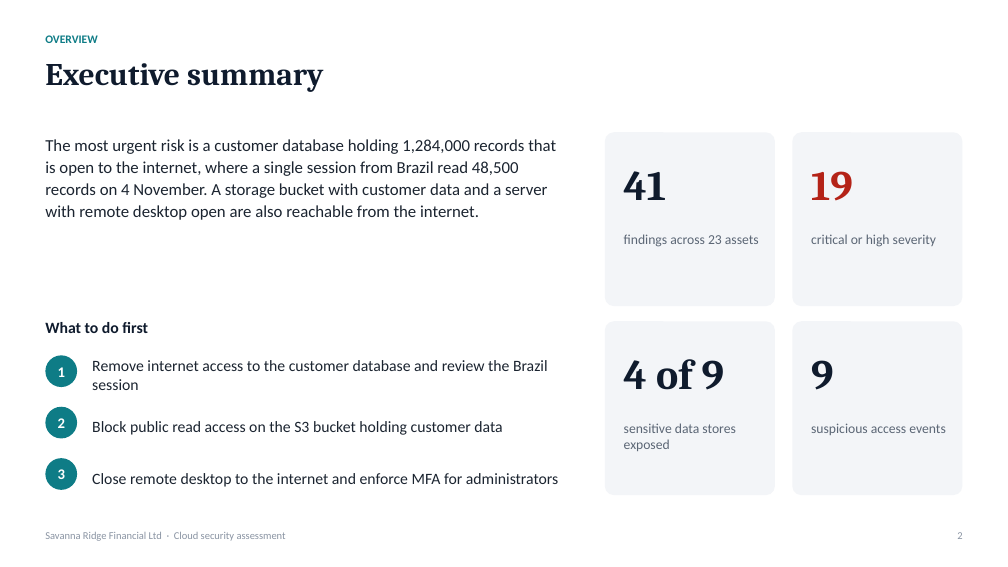
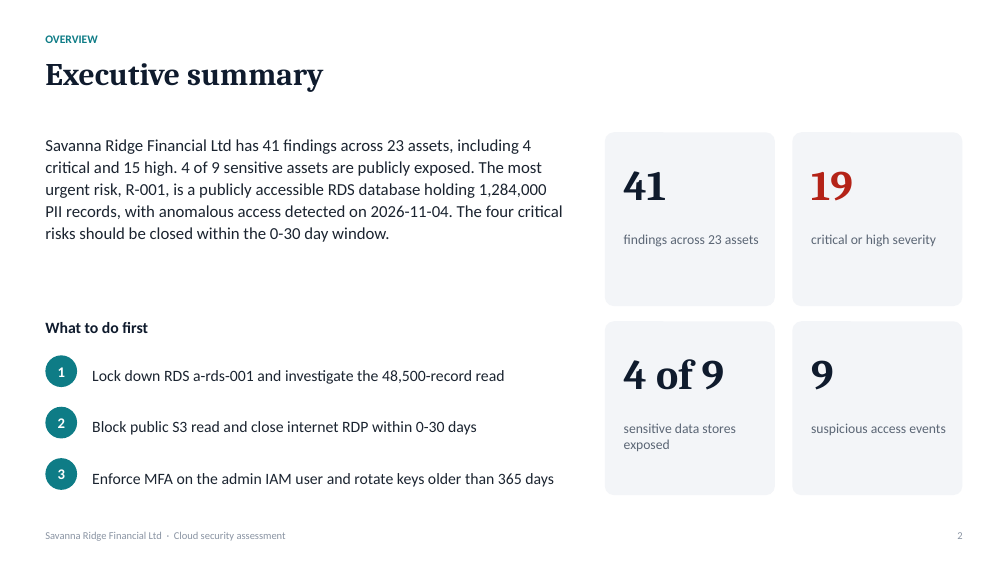
Before and after one commit to judie-paul/secassess-mcp, a slide deck: slide 2 of examples/sample_report.pptx. Drawn at 1008x567 pixels with LibreOffice and Linux fonts; fonts in the diff are those of the drawing. Boxes give left, top, right and bottom in pixels: in the first picture for what was removed or moved away, otherwise in the second. Text is boxed around its words. In the diff, an @@ line names an element or a change of style, - is before the commit and + after.

Commit message:
Use AI-generated deck from Claude Desktop as the sample report

```diff
--- a/examples/sample_report.pptx
+++ b/examples/sample_report.pptx
@@ text at (45,139,563,242): text changed @@
-The most urgent risk is a customer database holding 1,284,000 records that is open to the internet, where a single session from Brazil read 48,500 records on 4 November. A storage bucket with customer data and a server with remote desktop open are also reachable from the internet.
+Savanna Ridge Financial Ltd has 41 findings across 23 assets, including 4 critical and 15 high. 4 of 9 sensitive assets are publicly exposed. The most urgent risk, R-001, is a publicly accessible RDS database holding 1,284,000 PII records, with anomalous access detected on 2026-11-04. The four critical risks should be closed within the 0-30 day window.
@@ text at (92,370,505,384): text changed @@
-Remove internet access to the customer database and review the Brazil session
+Lock down RDS a-rds-001 and investigate the 48,500-record read
@@ text at (92,421,477,435): text changed @@
-Block public read access on the S3 bucket holding customer data
+Block public S3 read and close internet RDP within 0-30 days
@@ text at (92,473,554,487): text changed @@
-Close remote desktop to the internet and enforce MFA for administrators
+Enforce MFA on the admin IAM user and rotate keys older than 365 days
```
Also in this commit, not shown: 5 other slides changed.
